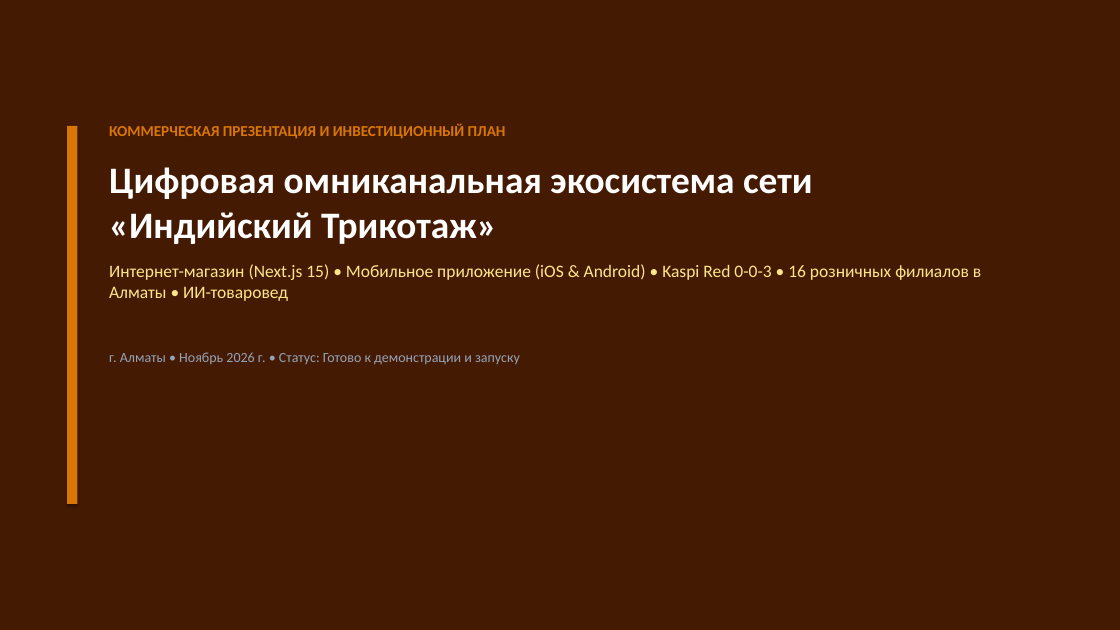
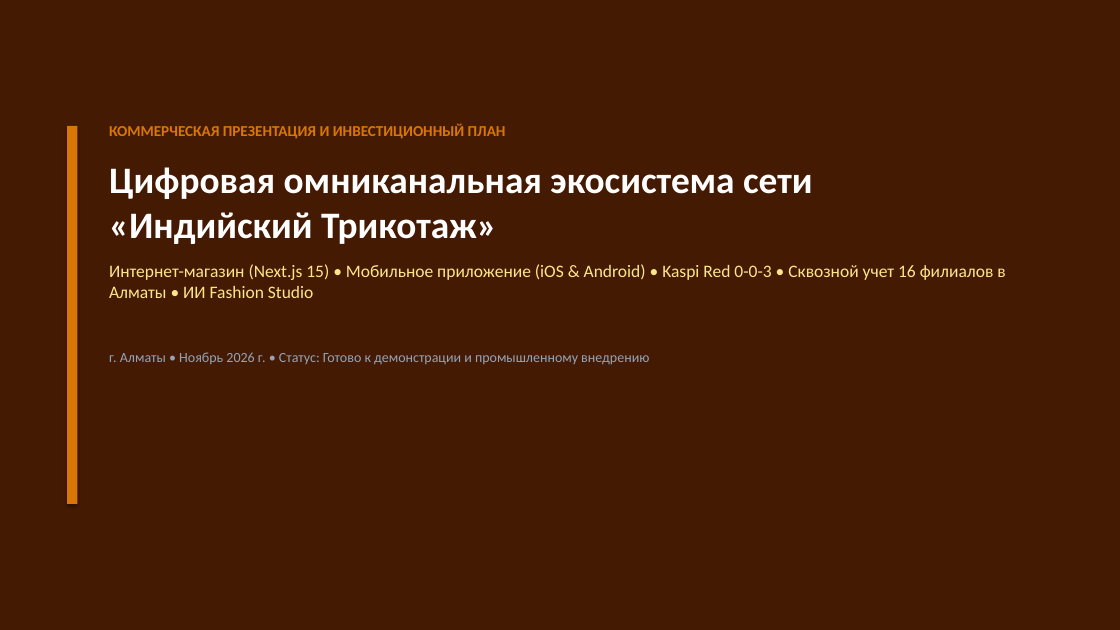
Before and after one commit to akbota17031992-lgtm/Indian_trikotazh, a slide deck: slide 1 of investor_presentation_indiatrikotaj.pptx. Drawn at 1120x630 pixels with LibreOffice and Linux fonts; fonts in the diff are those of the drawing. Boxes give left, top, right and bottom in pixels: in the first picture for what was removed or moved away, otherwise in the second. Text is boxed around its words. In the diff, an @@ line names an element or a change of style, - is before the commit and + after.

```diff
--- a/investor_presentation_indiatrikotaj.pptx
+++ b/investor_presentation_indiatrikotaj.pptx
@@ text at box(109, 264, 1005, 365): text changed @@
-Интернет-магазин (Next.js 15) • Мобильное приложение (iOS & Android) • Kaspi Red 0-0-3 • 16 розничных филиалов в Алматы • ИИ-товаровед
-г. Алматы • Ноябрь 2026 г. • Статус: Готово к демонстрации и запуску
+Интернет-магазин (Next.js 15) • Мобильное приложение (iOS & Android) • Kaspi Red 0-0-3 • Сквозной учет 16 филиалов в Алматы • ИИ Fashion Studio
+г. Алматы • Ноябрь 2026 г. • Статус: Готово к демонстрации и промышленному внедрению
```
Also in this commit, not shown: 8 other slides changed, 5 other files.
